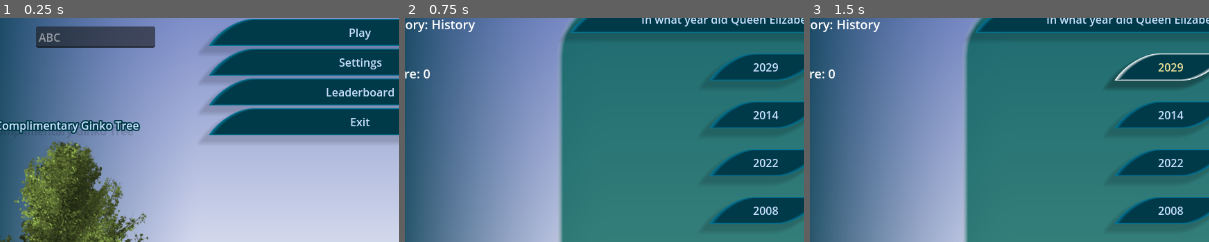
Above: before the commit, frames 1-3 (left to right).
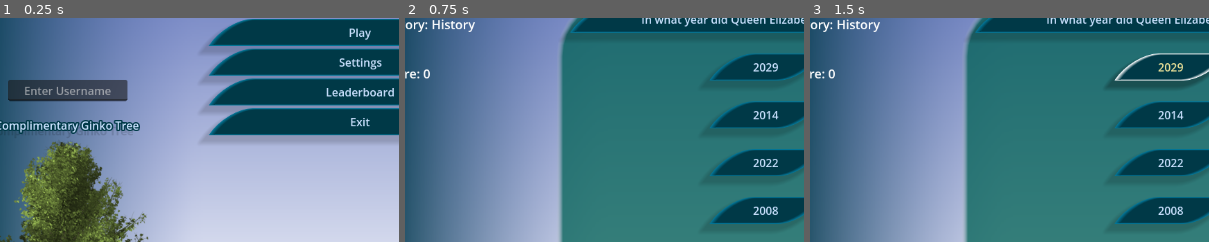
Above: after the commit, the same moments.

Repository: drigon573/The-Smarty-Party
Game: Godot game, scene res://Menus/MainMenu.tscn
The game is run twice, just before and just after one commit, with the same random seed, the same clock (stepped at 60 frames per second) and the same inputs.
Inputs:
- Up to frame 1 (0.25 s): no input
- Up to frame 2 (0.75 s): click "Play" at 0.5 s
- Up to frame 3 (1.5 s): click "2029" at 1.25 s
The pictures show only the part of the screen within x 5-55%, y 22-72%; the shares and areas given below are measured in that part.

The runs differ from the first frame. In frame 1, 5.8% of the frame differs, in the area x 2-39%, y 3-38%; in frame 2, nothing differs; in frame 3, nothing differs.

Commit message:
Update MainMenu.tscn

Diff:
--- a/Menus/MainMenu.tscn
+++ b/Menus/MainMenu.tscn
@@ -222,11 +222,12 @@
 
 [node name="NameEdit" type="LineEdit" parent="Main Menu"]
 layout_mode = 0
-offset_left = 108.0
-offset_top = 158.0
-offset_right = 280.0
-offset_bottom = 189.0
-placeholder_text = "ABC"
+offset_left = 68.0
+offset_top = 235.0
+offset_right = 240.0
+offset_bottom = 266.0
+placeholder_text = "Enter Username"
+alignment = 1
 max_length = 20
 
 [node name="Leaderboard" type="Control" parent="."]
